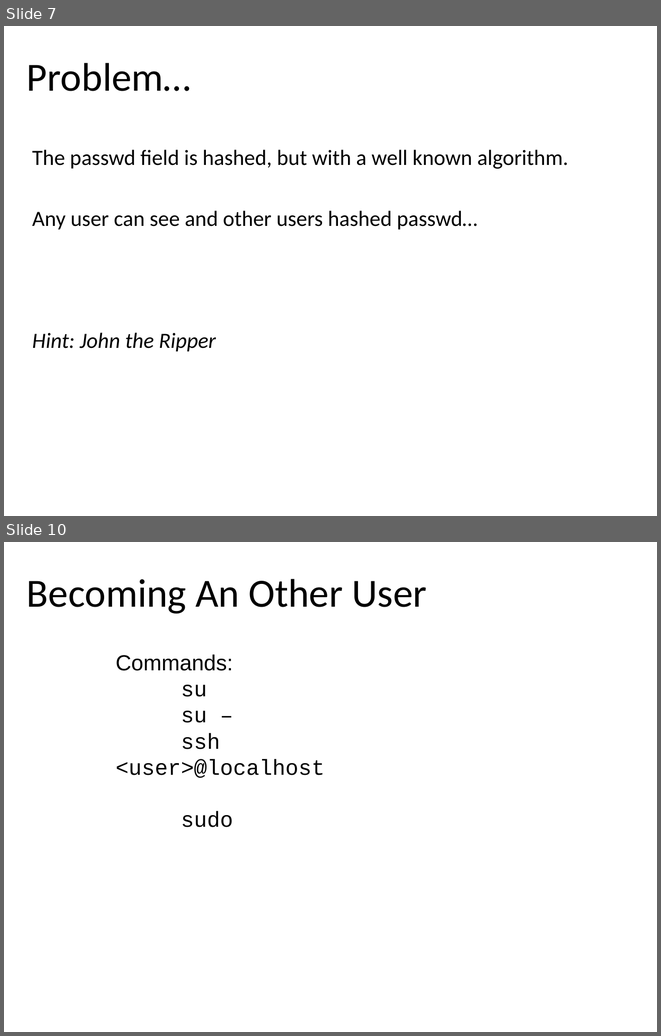
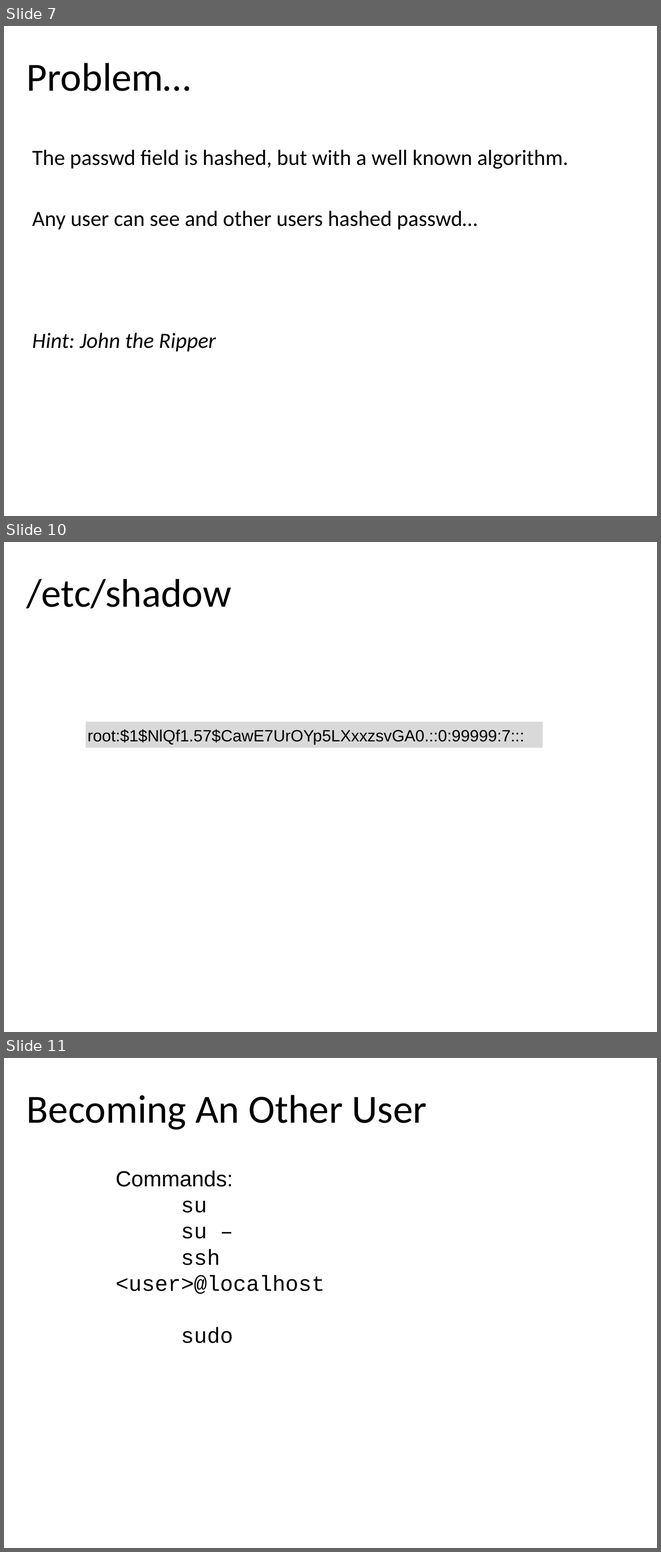
Before and after one commit to profjamesmohawk/LinAdmin, a slide deck: UsersAndGroups/UsersAndGroups.odp. Shown one above the other, each under a label of ours: slides 7 and 10 before the commit, slides 7, 10 and 11 after it; the slides between them are not shown. The pictures are 661x1036 and 661x1552 pixels, drawn with LibreOffice and Linux fonts; fonts in the diff are those of the drawing; background and template pictures are left out. Boxes give left, top, right and bottom in pixels: in the first picture for what was removed or moved away, otherwise in the second. Text is boxed around its words. In the diff, an @@ line names an element or a change of style, - is before the commit and + after.

```diff
--- a/UsersAndGroups/UsersAndGroups.odp
+++ b/UsersAndGroups/UsersAndGroups.odp
@@ slide 10 added at bbox=[4, 542, 657, 1032], background #FFFFFF @@
@@ title added at bbox=[27, 579, 231, 609], 44 pt, text #000000 @@
+/etc/shadow
@@ rectangle added at bbox=[86, 722, 542, 748], fill #D9D9D9 @@
@@ text added at bbox=[88, 729, 524, 744], 18 pt, text #000000 @@
+root:$1$NlQf1.57$CawE7UrOYp5LXxxzsvGA0.::0:99999:7:::
@@ what was slide 10 is now slide 11 @@
```
Also in this commit, not shown: 1 slide changed, 1 other slide added, 1 slide removed, 3 other files.
